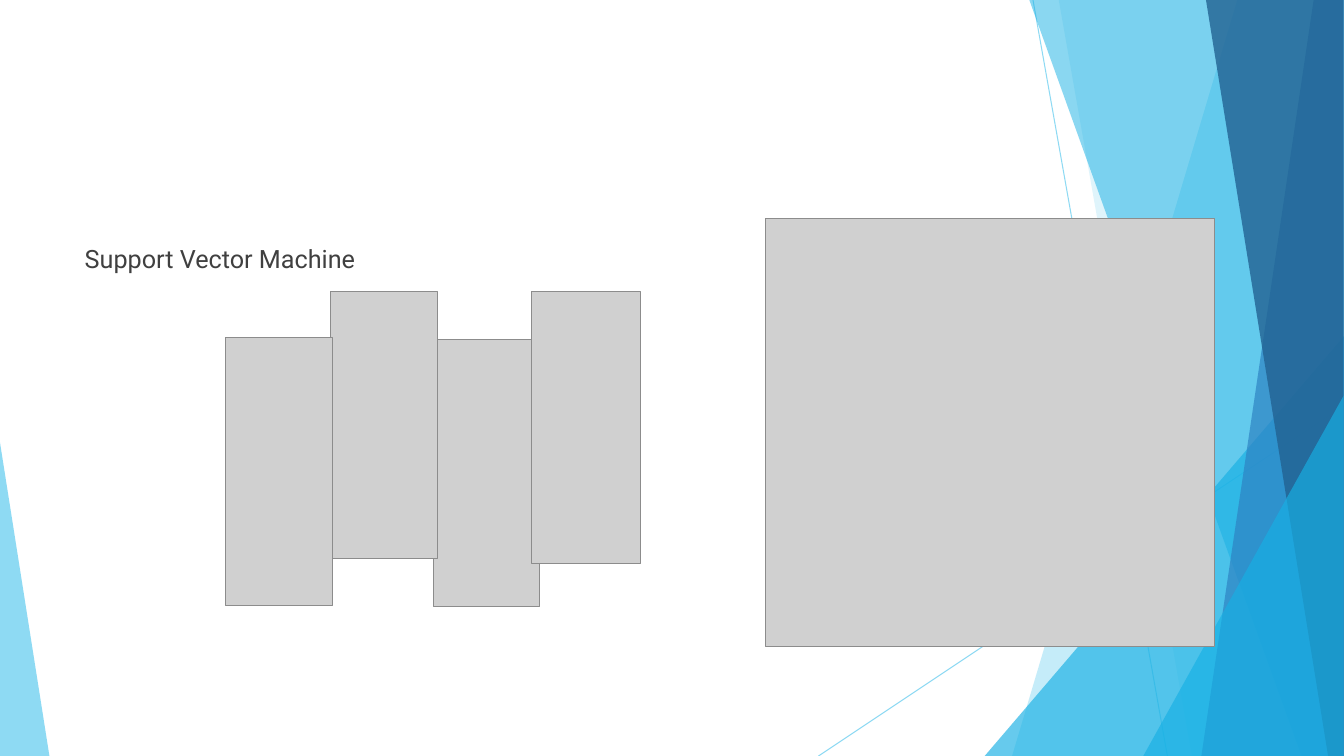
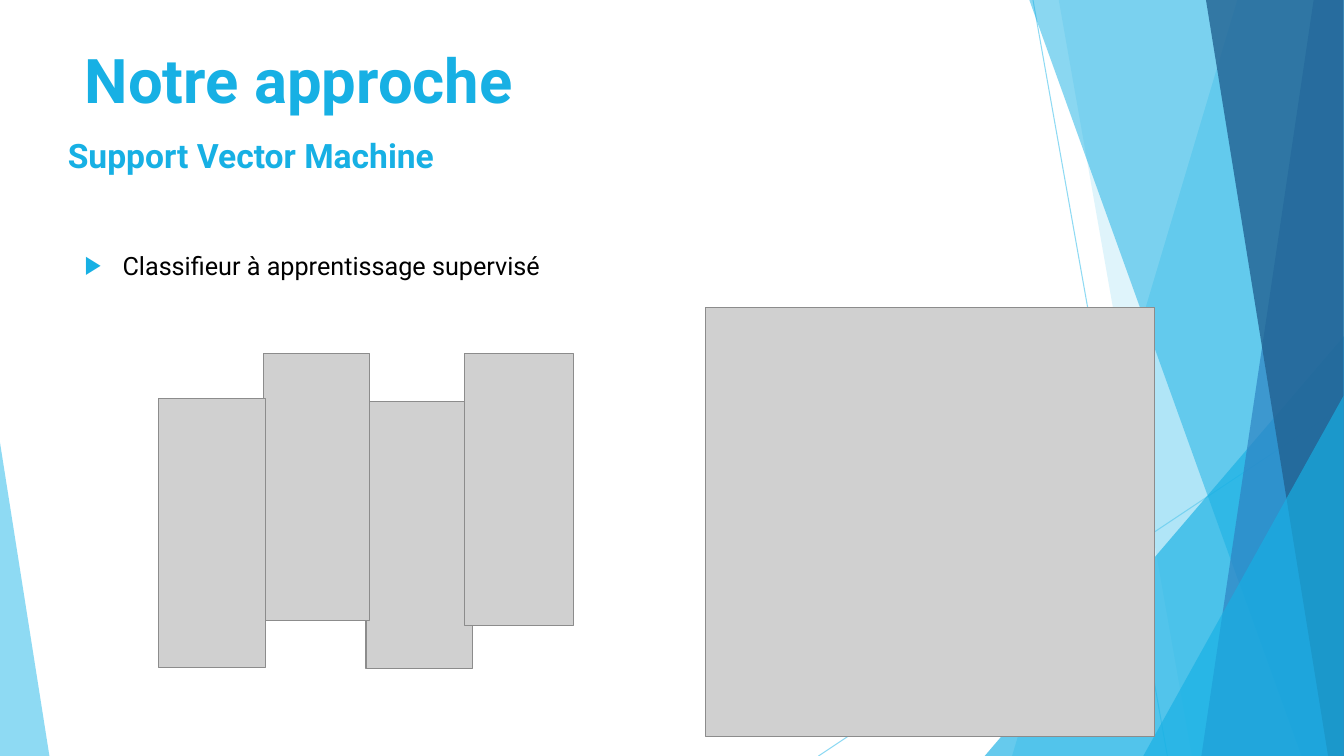
Before and after one commit to DGominski/ProjetE-ComptagePersonnes, a slide deck: slide 9 of Presentation/Projet E.pptx (slide 10 before the commit). Drawn at 1344x756 pixels with LibreOffice and Linux fonts; fonts in the diff are those of the drawing; grey boxes stand for pictures. Boxes give left, top, right and bottom in pixels: in the first picture for what was removed or moved away, otherwise in the second. Text is boxed around its words. In the diff, an @@ line names an element or a change of style, - is before the commit and + after.

```diff
--- a/Presentation/Projet E.pptx
+++ b/Presentation/Projet E.pptx
@@ text added at [85, 56, 512, 116], 44 pt, text #17B0E4, bold @@
+Notre approche
@@ title "Support Vector Machine": place and size @@
-title "Support Vector Machine" at [85, 249, 355, 273]
+title "Support Vector Machine" at [68, 142, 434, 175]
@@ title "Support Vector Machine" at [68, 142, 434, 175]: size 18 to 24 pt, text colour #404040 to #17B0E4, letter outline none to #000000 0.75 pt, bold on; less space between paragraphs @@
@@ text added at [123, 256, 540, 281], 18 pt, text #000000 @@
+▶ Classifieur à apprentissage supervisé
@@ picture: place and size @@
-picture at [766, 219, 1215, 647]
+picture at [706, 308, 1154, 736]
@@ picture: place and size @@
-picture at [531, 291, 640, 564]
+picture at [465, 353, 574, 625]
@@ 3 pictures: place and size @@
-3 pictures at [226, 291, 540, 607]
+3 pictures at [158, 353, 473, 668]
```
Also in this commit, not shown: 1 other slide changed, 5 slides added, 2 slides removed, 5 other files.
